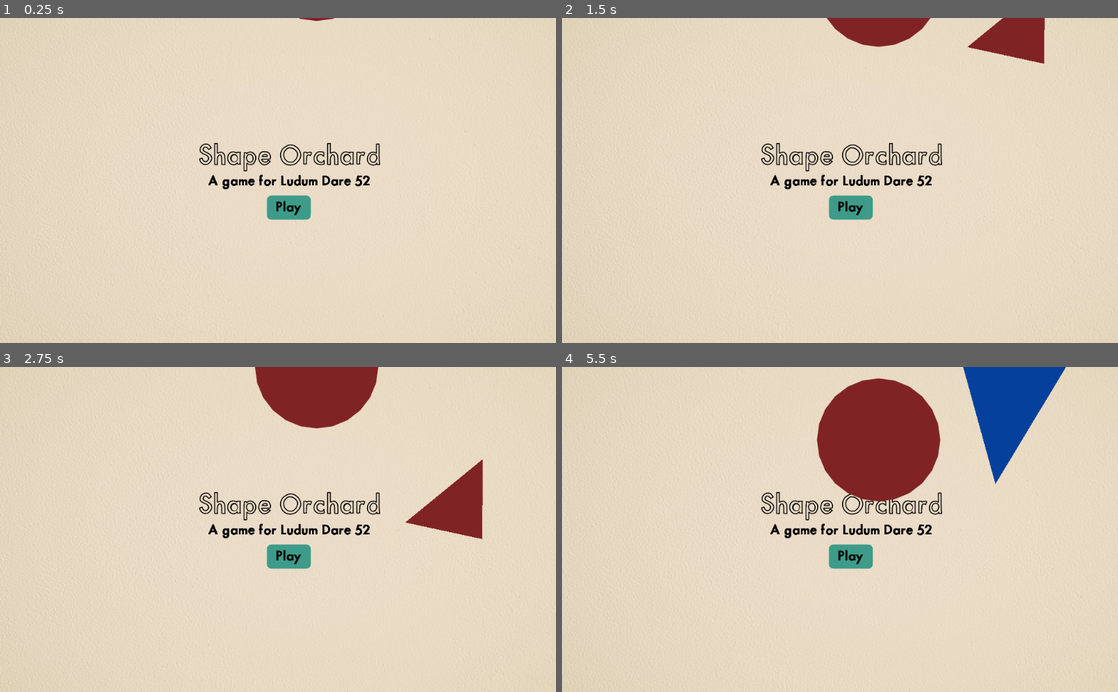
Above: before the commit, frames 1-4 (two rows, left to right).
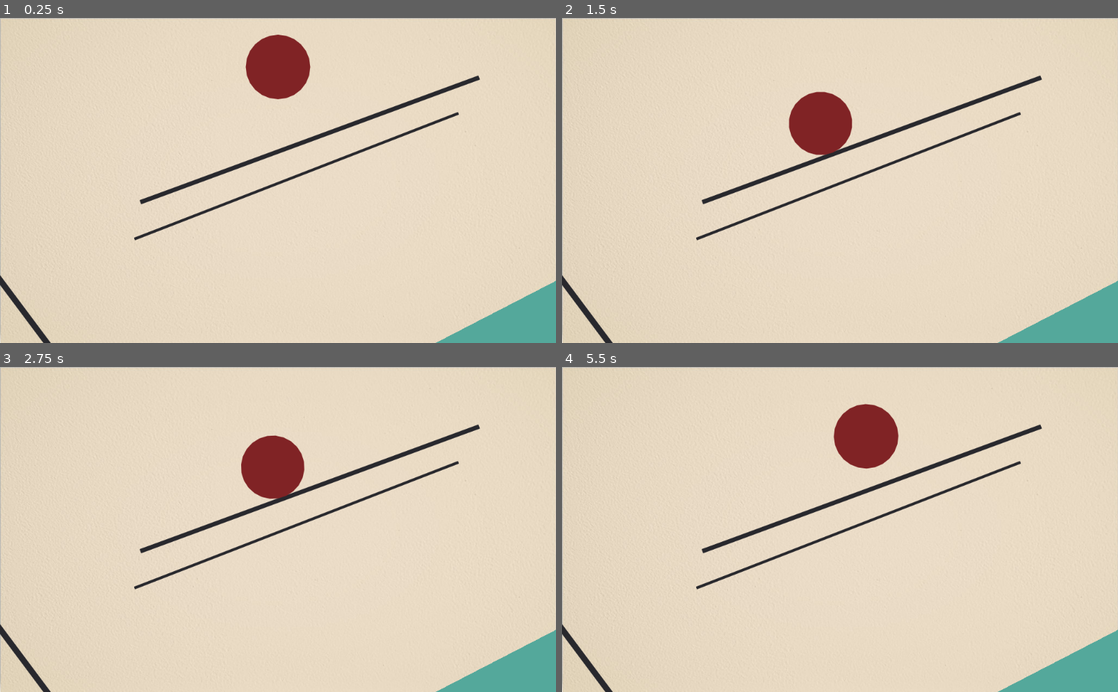
Above: after the commit, the same moments.

Repository: Binney/harvest
Game: Godot game, scene res://FinalLevel.tscn
Two runs of this game, one before a commit and one after it. Both use one fixed random seed, a clock stepped at 60 frames per second and the inputs below. Before the commit the project starts from res://Splash.tscn.
Inputs (mouse positions are in pixels of both pictures, inside the frame that each line leads up to):
- Up to frame 1 (0.25 s): no input
- Up to frame 2 (1.5 s): click (851, 206) at 0.5 s, where only the run before the commit has a clickable "Play"; click (851, 206) at 1.25 s, where only the run before the commit has a clickable "Play"
- Up to frame 3 (2.75 s): tap Enter (ui_accept) at 2, 2.27 s; move the mouse to (400, 513) at 2.02 s; hold Right (ui_right) from 2.03 s (still down); click (400, 513) at 2.17 s
- Up to frame 4 (5.5 s): move the mouse to (878, 367) at 2.77 s; release Right (ui_right) at 2.78 s; hold Down (ui_down) 2.78-3.53 s; click (878, 367) at 2.92 s; tap Enter (ui_accept) at 3.02, 4.52, 5.27 s; move the mouse to (895, 458) at 3.52 s; hold Right (ui_right) 3.53-4.28 s; move the mouse to (812, 594) at 4.27 s; hold Up (ui_up) 4.28-5.03 s; click (812, 594) at 4.42 s; move the mouse to (1006, 578) at 5.02 s; hold Left (ui_left) from 5.03 s (still down)

The runs differ from the first frame. In frame 1, 7.8% of the frame differs, in the area x 0-100%, y 0-100%; in frame 2, 10%; in frame 3, 13%; in frame 4, 14%.

Commit message:
ship iiiiiit

Diff:
--- a/FinalLevel.gd
+++ b/FinalLevel.gd
@@ -30,6 +30,11 @@
 
 	var intersection_shape = shape_scene.instance()
 	var colour = Colours.mix_colours(shape1.get_colour(), shape2.get_colour())
+	# hack hack hack
+	if colour == Colours.SHAPE_COLOURS.ANSWER_RED:
+		colour = Colours.SHAPE_COLOURS.BLACK
+	elif colour == Colours.SHAPE_COLOURS.FINAL_WHITE:
+		colour = Colours.SHAPE_COLOURS.ANSWER_RED
 	#print('Mixed and setting to ' + str(colour))
 	intersection_shape.set_colour(colour)
 	# Empty polygon until first physics_process
--- a/Splash.gd
+++ b/Splash.gd
@@ -10,6 +10,7 @@
 
 # Called when the node enters the scene tree for the first time.
 func _ready():
+	randomize()
 	spawn_circle()
 	$Button.grab_focus()
 	pass # Replace with function body.
@@ -18,6 +19,7 @@
 	var circle = circle_scene.instance()
 	circle.size = 50 + (randi() % 100)
 	circle.colour = Colours.get_rand_colour()
+	print('And it\'ll be this colour: ' + str(circle.colour))
 	circle.position = Vector2((randi() % 400) + (randi() % 2) * 600, -circle.size)
 	circle.gravity_scale = 1
 	circle.mass = circle.size / 100
--- a/project.godot
+++ b/project.godot
@@ -11,7 +11,7 @@
 [application]
 
 config/name="Shape Orchard"
-run/main_scene="res://Splash.tscn"
+run/main_scene="res://FinalLevel.tscn"
 config/icon="res://icon.png"
 
 [autoload]
Not shown, changed: TODOs.txt
Binary file added: images/itch_cover.jpg
Not shown, added: images/itch_cover.jpg.import
Binary file added: images/snapshot.jpg
Not shown, added: images/snapshot.jpg.import
Not shown, changed: export/index.html
Not shown, changed: export/index.pck
Not shown, changed: export/shapeorchard.1.0.1.zip
Not shown, added: export/shapeorchard.1.0.2.zip
Not shown, changed: levels.xar
